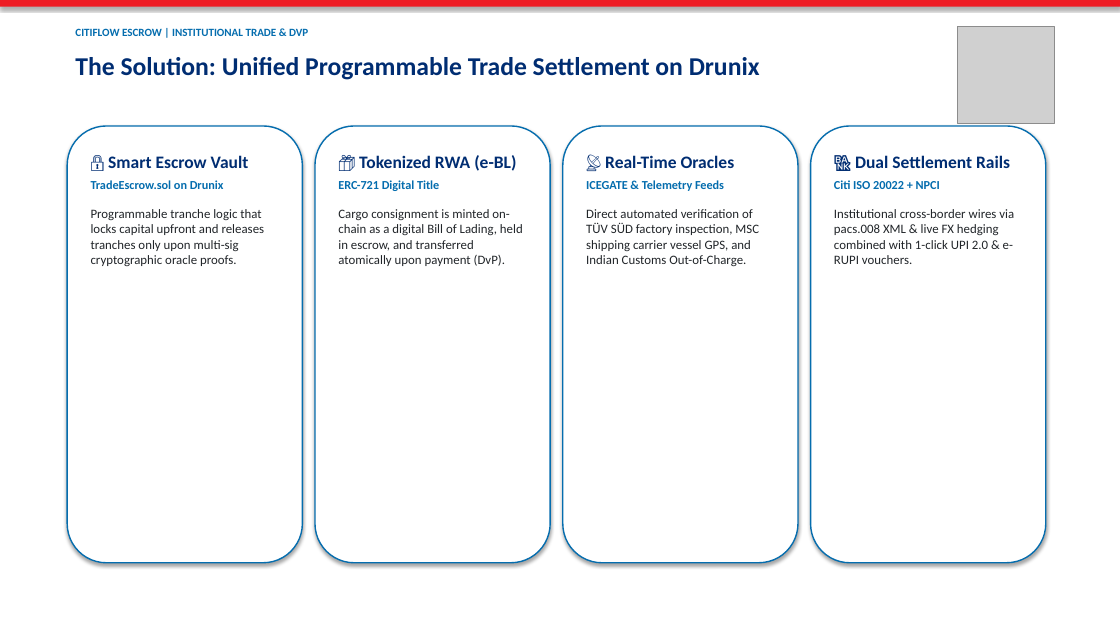
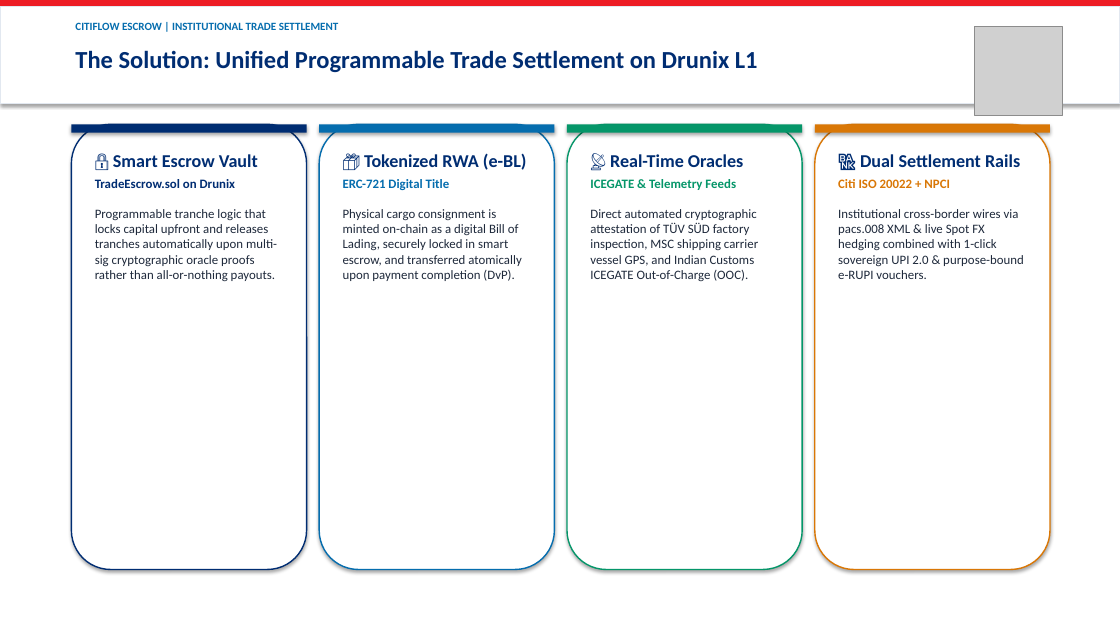
Before and after one commit to utsavv08/Drunix-Remittance-solution, a slide deck: slide 3 of CitiFlow_Escrow_Pitch_Deck.pptx. Drawn at 1120x630 pixels with LibreOffice and Linux fonts; fonts in the diff are those of the drawing; grey boxes stand for pictures. Boxes give left, top, right and bottom in pixels: in the first picture for what was removed or moved away, otherwise in the second. Text is boxed around its words. In the diff, an @@ line names an element or a change of style, - is before the commit and + after.

Commit message:
feat: enhance pitch deck with high-contrast dark NPCI logo and impactful slide layouts

```diff
--- a/CitiFlow_Escrow_Pitch_Deck.pptx
+++ b/CitiFlow_Escrow_Pitch_Deck.pptx
@@ rectangle added at (x1=0, y1=7, x2=1120, y2=103), fill #FFFFFF, outline #E2E8F0 1 pt @@
@@ text at (x1=75, y1=22, x2=339, y2=30): text changed @@
-CITIFLOW ESCROW | INSTITUTIONAL TRADE & DVP
+CITIFLOW ESCROW | INSTITUTIONAL TRADE SETTLEMENT
@@ picture resized from (x1=958, y1=27, x2=1054, y2=124) to (x1=975, y1=27, x2=1063, y2=115) @@
@@ text at (x1=75, y1=50, x2=758, y2=72): text changed; size 22 to 21 pt @@
-The Solution: Unified Programmable Trade Settlement on Drunix
+The Solution: Unified Programmable Trade Settlement on Drunix L1
@@ rounded rectangle resized from (x1=67, y1=126, x2=302, y2=563) to (x1=71, y1=124, x2=307, y2=570) @@
@@ rounded rectangle at (x1=71, y1=124, x2=307, y2=570): outline #056DAE 1.2 pt to #002D72 1.2 pt @@
@@ rectangle added at (x1=71, y1=124, x2=307, y2=133), fill #002D72 @@
@@ rounded rectangle removed at (x1=315, y1=126, x2=550, y2=563) @@
@@ rounded rectangle resized from (x1=563, y1=126, x2=798, y2=563) to (x1=319, y1=124, x2=555, y2=570) @@
@@ rectangle added at (x1=319, y1=124, x2=555, y2=133), fill #056DAE @@
@@ rounded rectangle added at (x1=567, y1=124, x2=802, y2=570), fill #FFFFFF, outline #059669 1.2 pt @@
@@ rectangle added at (x1=567, y1=124, x2=802, y2=133), fill #059669 @@
@@ rounded rectangle resized from (x1=811, y1=126, x2=1046, y2=563) to (x1=815, y1=124, x2=1050, y2=570) @@
@@ rounded rectangle at (x1=815, y1=124, x2=1050, y2=570): outline #056DAE 1.2 pt to #D97706 1.2 pt @@
@@ rectangle added at (x1=815, y1=124, x2=1050, y2=133), fill #D97706 @@
@@ text at (x1=95, y1=154, x2=258, y2=188): size 15 to 15.5 pt in "🔒 Smart Escrow Vault"; size 10.5 to 11 pt, text colour #056DAE to #002D72 in "TradeEscrow.sol on Drunix" @@
@@ text at (x1=343, y1=153, x2=527, y2=190): size 15 to 15.5 pt in "📦 Tokenized RWA (e-BL)"; size 10.5 to 11 pt in "ERC-721 Digital Title" @@
@@ text at (x1=590, y1=154, x2=743, y2=190): size 15 to 15.5 pt in "📡 Real-Time Oracles"; size 10.5 to 11 pt, text colour #056DAE to #059669 in "ICEGATE & Telemetry Feeds" @@
@@ text at (x1=838, y1=154, x2=1020, y2=188): size 15 to 15.5 pt in "🏦 Dual Settlement Rails"; size 10.5 to 11 pt, text colour #056DAE to #D97706 in "Citi ISO 20022 + NPCI" @@
@@ text at (x1=95, y1=209, x2=277, y2=281): text changed; text colour #212529 to #1E293B @@
-Programmable tranche logic that locks capital upfront and releases tranches only upon multi-sig cryptographic oracle proofs.
+Programmable tranche logic that locks capital upfront and releases tranches automatically upon multi-sig cryptographic oracle proofs rather than all-or-nothing payouts.
@@ text at (x1=343, y1=209, x2=521, y2=281): text changed; text colour #212529 to #1E293B @@
-Cargo consignment is minted on-chain as a digital Bill of Lading, held in escrow, and transferred atomically upon payment (DvP).
+Physical cargo consignment is minted on-chain as a digital Bill of Lading, securely locked in smart escrow, and transferred atomically upon payment completion (DvP).
@@ text at (x1=590, y1=209, x2=758, y2=281): text changed; text colour #212529 to #1E293B @@
-Direct automated verification of TÜV SÜD factory inspection, MSC shipping carrier vessel GPS, and Indian Customs Out-of-Charge.
+Direct automated cryptographic attestation of TÜV SÜD factory inspection, MSC shipping carrier vessel GPS, and Indian Customs ICEGATE Out-of-Charge (OOC).
@@ text at (x1=838, y1=209, x2=1024, y2=279): text changed; text colour #212529 to #1E293B @@
-Institutional cross-border wires via pacs.008 XML & live FX hedging combined with 1-click UPI 2.0 & e-RUPI vouchers.
+Institutional cross-border wires via pacs.008 XML & live Spot FX hedging combined with 1-click sovereign UPI 2.0 & purpose-bound e-RUPI vouchers.
```
Also in this commit, not shown: 7 other slides changed, 2 other files.
